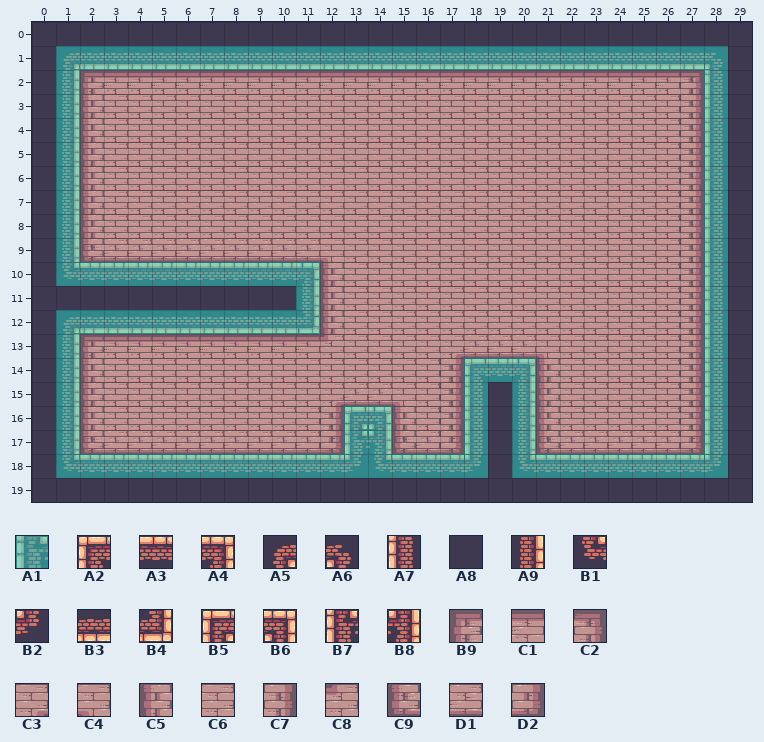
Level history. Tiled map: public/Map/MapLevel2/MapLevel2.tmx. Above: the version before the commit.
Cells are 32x32 px. Shown: x 0..29, y 0..19.
Key: from "Colision": A1 134; from "Terrain": A2 20, A3 21, A4 22, A5 26, A6 27, A7 39, A8 40, A9 41, B1 45, B2 46, B3 59, B4 60, B5 92, B6 93, B7 105, B8 106, B9 134, C1 135, C2 136, C3 140, C4 141, C5 153, C6 154, C7 155, C8 160, C9 172, D1 173, D2 174.
__ is an empty cell.
Layer "BackGround" before, first column x 0:
 0 A8 A8 A8 A8 A8 A8 A8 A8 A8 A8 A8 A8 A8 A8 A8 A8 A8 A8 A8 A8 A8 A8 A8 A8 A8 A8 A8 A8 A8 A8
 1 A8 A5 B3 B3 B3 B3 B3 B3 B3 B3 B3 B3 B3 B3 B3 B3 B3 B3 B3 B3 B3 B3 B3 B3 B3 B3 B3 B3 A6 A8
 2 A8 A9 B9 C1 C1 C1 C1 C1 C1 C1 C1 C1 C1 C1 C1 C1 C1 C1 C1 C1 C1 C1 C1 C1 C1 C1 C1 C2 A7 A8
 3 A8 A9 C5 C6 C6 C6 C6 C6 C6 C6 C6 C6 C6 C6 C6 C6 C6 C6 C6 C6 C6 C6 C6 C6 C6 C6 C6 C7 A7 A8
 4 A8 A9 C5 C6 C6 C6 C6 C6 C6 C6 C6 C6 C6 C6 C6 C6 C6 C6 C6 C6 C6 C6 C6 C6 C6 C6 C6 C7 A7 A8
 5 A8 A9 C5 C6 C6 C6 C6 C6 C6 C6 C6 C6 C6 C6 C6 C6 C6 C6 C6 C6 C6 C6 C6 C6 C6 C6 C6 C7 A7 A8
 6 A8 A9 C5 C6 C6 C6 C6 C6 C6 C6 C6 C6 C6 C6 C6 C6 C6 C6 C6 C6 C6 C6 C6 C6 C6 C6 C6 C7 A7 A8
 7 A8 A9 C5 C6 C6 C6 C6 C6 C6 C6 C6 C6 C6 C6 C6 C6 C6 C6 C6 C6 C6 C6 C6 C6 C6 C6 C6 C7 A7 A8
 8 A8 A9 C5 C6 C6 C6 C6 C6 C6 C6 C6 C6 C6 C6 C6 C6 C6 C6 C6 C6 C6 C6 C6 C6 C6 C6 C6 C7 A7 A8
 9 A8 A9 C9 D1 D1 D1 D1 D1 D1 D1 D1 D1 C4 C6 C6 C6 C6 C6 C6 C6 C6 C6 C6 C6 C6 C6 C6 C7 A7 A8
10 A8 B1 A3 A3 A3 A3 A3 A3 A3 A3 A3 A4 C5 C6 C6 C6 C6 C6 C6 C6 C6 C6 C6 C6 C6 C6 C6 C7 A7 A8
11 A8 A8 A8 A8 A8 A8 A8 A8 A8 A8 A8 A9 C5 C6 C6 C6 C6 C6 C6 C6 C6 C6 C6 C6 C6 C6 C6 C7 A7 A8
12 A8 A5 B3 B3 B3 B3 B3 B3 B3 B3 B3 B4 C5 C6 C6 C6 C6 C6 C6 C6 C6 C6 C6 C6 C6 C6 C6 C7 A7 A8
13 A8 A9 B9 C1 C1 C1 C1 C1 C1 C1 C1 C1 C8 C6 C6 C6 C6 C3 D1 D1 D1 C4 C6 C6 C6 C6 C6 C7 A7 A8
14 A8 A9 C5 C6 C6 C6 C6 C6 C6 C6 C6 C6 C6 C6 C6 C6 C6 C7 A2 A3 A4 C5 C6 C6 C6 C6 C6 C7 A7 A8
15 A8 A9 C5 C6 C6 C6 C6 C6 C6 C6 C6 C6 C3 D1 D1 C4 C6 C7 A7 A8 A9 C5 C6 C6 C6 C6 C6 C7 A7 A8
16 A8 A9 C5 C6 C6 C6 C6 C6 C6 C6 C6 C6 C7 B5 B6 C5 C6 C7 A7 A8 A9 C5 C6 C6 C6 C6 C6 C7 A7 A8
17 A8 A9 C9 D1 D1 D1 D1 D1 D1 D1 D1 D1 D2 B7 B8 C9 D1 D2 A7 A8 A9 C9 D1 D1 D1 D1 D1 D2 A7 A8
18 A8 B1 A3 A3 A3 A3 A3 A3 A3 A3 A3 A3 A3 B2 B1 A3 A3 A3 B2 A8 B1 A3 A3 A3 A3 A3 A3 A3 B2 A8
19 A8 A8 A8 A8 A8 A8 A8 A8 A8 A8 A8 A8 A8 A8 A8 A8 A8 A8 A8 A8 A8 A8 A8 A8 A8 A8 A8 A8 A8 A8
Layer "Colision" before, first column x 0:
 0 __ __ __ __ __ __ __ __ __ __ __ __ __ __ __ __ __ __ __ __ __ __ __ __ __ __ __ __ __ __
 1 __ A1 A1 A1 A1 A1 A1 A1 A1 A1 A1 A1 A1 A1 A1 A1 A1 A1 A1 A1 A1 A1 A1 A1 A1 A1 A1 A1 A1 __
 2 __ A1 __ __ __ __ __ __ __ __ __ __ __ __ __ __ __ __ __ __ __ __ __ __ __ __ __ __ A1 __
 3 __ A1 __ __ __ __ __ __ __ __ __ __ __ __ __ __ __ __ __ __ __ __ __ __ __ __ __ __ A1 __
 4 __ A1 __ __ __ __ __ __ __ __ __ __ __ __ __ __ __ __ __ __ __ __ __ __ __ __ __ __ A1 __
 5 __ A1 __ __ __ __ __ __ __ __ __ __ __ __ __ __ __ __ __ __ __ __ __ __ __ __ __ __ A1 __
 6 __ A1 __ __ __ __ __ __ __ __ __ __ __ __ __ __ __ __ __ __ __ __ __ __ __ __ __ __ A1 __
 7 __ A1 __ __ __ __ __ __ __ __ __ __ __ __ __ __ __ __ __ __ __ __ __ __ __ __ __ __ A1 __
 8 __ A1 __ __ __ __ __ __ __ __ __ __ __ __ __ __ __ __ __ __ __ __ __ __ __ __ __ __ A1 __
 9 __ A1 __ __ __ __ __ __ __ __ __ __ __ __ __ __ __ __ __ __ __ __ __ __ __ __ __ __ A1 __
10 __ A1 A1 A1 A1 A1 A1 A1 A1 A1 A1 A1 __ __ __ __ __ __ __ __ __ __ __ __ __ __ __ __ A1 __
11 __ __ __ __ __ __ __ __ __ __ __ A1 __ __ __ __ __ __ __ __ __ __ __ __ __ __ __ __ A1 __
12 __ A1 A1 A1 A1 A1 A1 A1 A1 A1 A1 A1 __ __ __ __ __ __ __ __ __ __ __ __ __ __ __ __ A1 __
13 __ A1 __ __ __ __ __ __ __ __ __ __ __ __ __ __ __ __ __ __ __ __ __ __ __ __ __ __ A1 __
14 __ A1 __ __ __ __ __ __ __ __ __ __ __ __ __ __ __ __ A1 A1 A1 __ __ __ __ __ __ __ A1 __
15 __ A1 __ __ __ __ __ __ __ __ __ __ __ __ __ __ __ __ A1 __ A1 __ __ __ __ __ __ __ A1 __
16 __ A1 __ __ __ __ __ __ __ __ __ __ __ A1 A1 __ __ __ A1 __ A1 __ __ __ __ __ __ __ A1 __
17 __ A1 __ __ __ __ __ __ __ __ __ __ __ A1 A1 __ __ __ A1 __ A1 __ __ __ __ __ __ __ A1 __
18 __ A1 A1 A1 A1 A1 A1 A1 A1 A1 A1 A1 A1 A1 A1 A1 A1 A1 A1 __ A1 A1 A1 A1 A1 A1 A1 A1 A1 __
19 __ __ __ __ __ __ __ __ __ __ __ __ __ __ __ __ __ __ __ __ __ __ __ __ __ __ __ __ __ __
After:
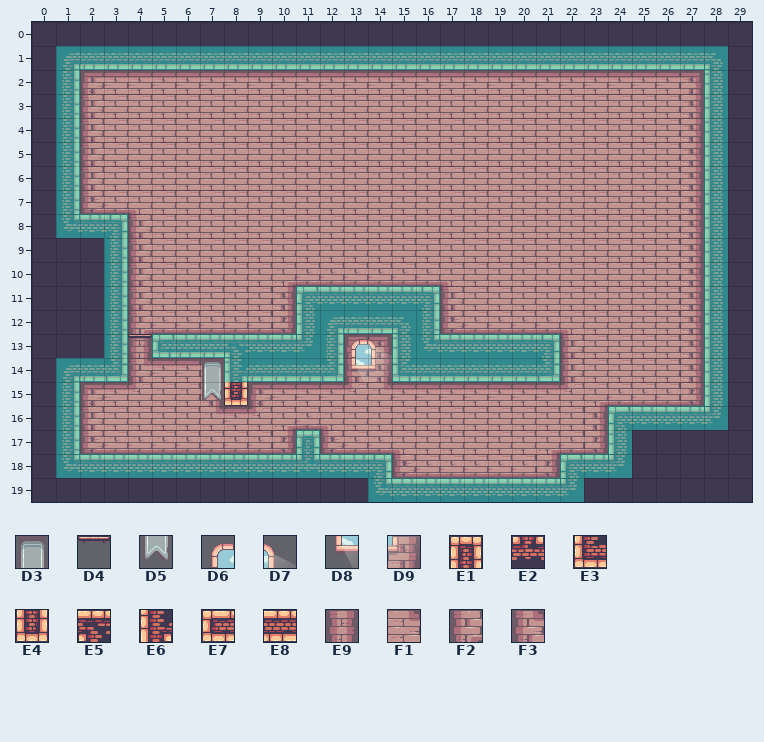
Further tiles: from "Decorations": D3 8, D4 12, D5 22, D6 23, D7 24, D8 30, D9 31; from "Terrain": E1 24, E2 30, E3 58, E4 62, E5 84, E6 86, E7 96, E8 97, E9 157, F1 159, F2 200, F3 219.
Tiles of an added or newly shown layer are drawn over the layers below it.
See-through tiles are keyed as they look on the map.
Difference:
Changed rows in their new state; .. is an unchanged cell.
Layer "BackGround":
first column x 1:
 7 .. C9 D1 C4 .. .. .. .. .. .. .. .. .. .. .. .. .. .. .. .. .. .. .. .. .. .. .. ..
 8 B1 A3 A4 C5 .. .. .. .. .. .. .. .. .. .. .. .. .. .. .. .. .. .. .. .. .. .. .. ..
 9 A8 A8 A9 C5 C6 C6 C6 C6 C6 C6 C6 C6 .. .. .. .. .. .. .. .. .. .. .. .. .. .. .. ..
10 A8 A8 A9 C5 C6 C6 C6 C6 C6 C3 D1 D1 D1 D1 D1 D1 C4 .. .. .. .. .. .. .. .. .. .. ..
11 .. .. A9 C5 C6 C6 C6 C6 C6 C7 A2 A3 A3 A3 A3 A4 C5 .. .. .. .. .. .. .. .. .. .. ..
12 A8 A8 A9 F2 D1 D1 D1 D1 D1 D2 A7 A5 B3 B3 A6 A9 C9 D1 D1 D1 D1 C4 .. .. .. .. .. ..
13 A8 A8 A9 E9 E7 E8 E8 E5 A3 A3 B2 A9 B9 C2 A7 B1 A3 A3 A3 A3 A4 C5 .. .. .. .. .. ..
14 A5 B3 B4 F3 C1 C1 C2 E6 B3 B3 B3 B4 C5 C7 E3 B3 B3 B3 B3 B3 B4 C5 .. .. .. .. .. ..
15 .. B9 C1 C8 .. .. C7 E4 B9 C1 C1 C1 C8 F1 C1 C1 C1 C1 C1 C1 C1 C8 C3 D1 D1 D1 D2 ..
16 .. .. .. .. .. .. F1 C1 C8 C3 D1 C4 C6 C6 C6 .. C6 C6 C6 C6 C6 .. C7 A2 A3 A3 A3 B2
17 .. .. .. .. .. .. .. .. .. D2 E1 C9 D1 D1 C4 C6 C6 C6 C6 C6 C3 .. D2 A7 A8 A8 A8 A8
18 .. .. .. .. .. .. .. .. .. .. E2 .. A3 A4 C9 D1 D1 D1 D1 D1 D2 A2 .. B2 A8 A8 A8 A8
19 .. .. .. .. .. .. .. .. .. .. .. .. .. B1 A3 A3 A3 A3 A3 A3 A3 B2 .. .. .. .. .. ..
Layer "Decoration" (added):
first column x 4:
13 D4 .. .. .. .. .. .. .. .. D6 D7
14 .. .. .. D3 .. .. .. .. .. D8 D9
15 .. .. .. D5 .. .. .. .. .. .. ..
Layer "Colision":
first column x 1:
 8 .. A1 A1 .. .. .. .. .. .. .. .. .. .. .. .. .. .. .. .. .. .. .. .. .. .. .. .. ..
 9 __ .. A1 .. .. .. .. .. .. .. .. .. .. .. .. .. .. .. .. .. .. .. .. .. .. .. .. ..
10 __ __ .. __ __ __ __ __ __ __ __ .. .. .. .. .. .. .. .. .. .. .. .. .. .. .. .. ..
11 .. .. A1 .. .. .. .. .. .. .. .. A1 A1 A1 A1 A1 .. .. .. .. .. .. .. .. .. .. .. ..
12 __ __ .. __ __ __ __ __ __ __ .. A1 A1 A1 A1 A1 .. .. .. .. .. .. .. .. .. .. .. ..
13 __ .. A1 .. A1 A1 A1 A1 A1 A1 A1 A1 .. .. A1 A1 A1 A1 A1 A1 A1 .. .. .. .. .. .. ..
14 .. A1 A1 .. .. .. .. A1 A1 A1 A1 A1 .. .. A1 A1 A1 .. .. .. A1 .. .. .. .. .. .. ..
15 .. .. .. .. .. .. .. .. .. .. .. .. .. .. .. .. .. __ .. __ .. .. .. .. .. .. .. ..
16 .. .. .. .. .. .. .. .. .. .. .. .. __ __ .. .. .. __ .. __ .. .. .. A1 A1 A1 A1 ..
17 .. .. .. .. .. .. .. .. .. .. A1 .. __ __ .. .. .. __ .. __ .. .. .. A1 .. .. .. __
18 .. .. .. .. .. .. .. .. .. .. .. .. .. .. __ __ __ __ .. __ __ .. .. .. __ __ __ __
19 .. .. .. .. .. .. .. .. .. .. .. .. .. A1 A1 A1 A1 A1 A1 A1 A1 A1 .. .. .. .. .. ..
Changed places in both pictures, as pixel boxes (x1, y1, x2, y2):
changed: (56, 191, 728, 502)
